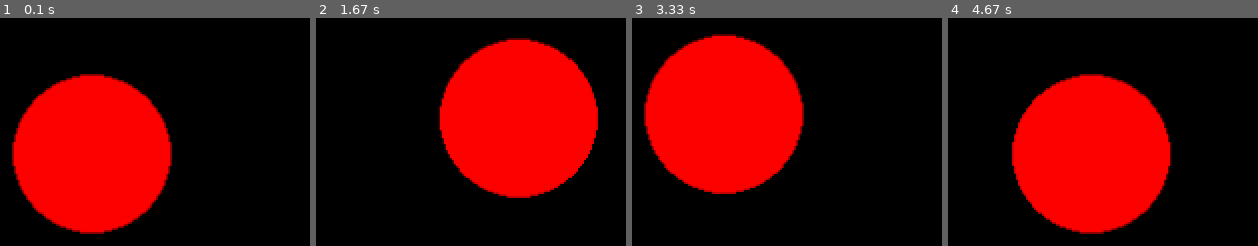
Above: before the commit, frames 1-4 (left to right).
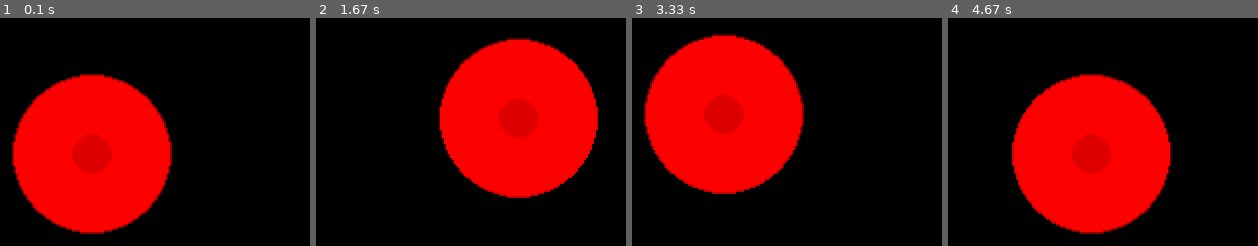
Above: after the commit, the same moments.

Repository: gneval9/Some---pygame
Game: pygame game, started from colisions_some_pygame.py
Same seed, same stepped clock (60 frames per second), same inputs: the game is played once before the commit and once after it.
Inputs:
- Up to frame 1 (0.1 s): no input
- Up to frame 2 (1.67 s): hold Right 0.33-0.8 s; hold Up 0.83-1.13 s; hold Right 1.17-1.63 s
- Up to frame 3 (3.33 s): hold Left 1.67-2.2 s; hold Down 2.23-2.53 s; hold Left 2.57-2.97 s; hold Up from 3 s (still down)
- Up to frame 4 (4.67 s): release Up at 3.37 s; hold Right 3.4-4.03 s; hold Down 4.07-4.43 s; hold Left from 4.47 s (still down)

The runs differ from the first frame. In frame 1, 1.7% of the frame differs, in the area x 23-37%, y 50-69%; in frame 2, 1.6%; in frame 3, 1.6%; in frame 4, 1.6%.

Commit message:
Actualizar colisions_some_pygame.py

Diff:
--- a/colisions_some_pygame.py
+++ b/colisions_some_pygame.py
@@ -19,6 +19,8 @@
 RED = (255, 0, 0)
 YELLOW = (255, 255, 0)
 GREEN = (0, 255, 0)
+
+DASH_COLOR = (225, 0, 0)
 
 speed_x = 0
 speed_y = 0
@@ -67,11 +69,17 @@
     cord_y += speed_y
 
 
+    circulo = pygame.draw.circle(screen, RED, (cord_x, cord_y), radius=40)
+    dash_orb = pygame.draw.circle(screen, DASH_COLOR, (cord_x, cord_y), radius=10)
+
+
+#Colisiones
+
     borde_arriba = pygame.draw.rect(screen, BLACK, (0, 0, 1000, 1))
     borde_abajo = pygame.draw.rect(screen, BLACK, (0, size_y, 1000, 1))
     borde_izquierda = pygame.draw.rect(screen, BLACK, (0, 0, 1, 1000))
     borde_derecha = pygame.draw.rect(screen, BLACK, (size_x, 0, 1, 1000))
-    circulo = pygame.draw.circle(screen, RED, (cord_x, cord_y), radius=40)
+
 
 
     if circulo.colliderect(borde_arriba):
